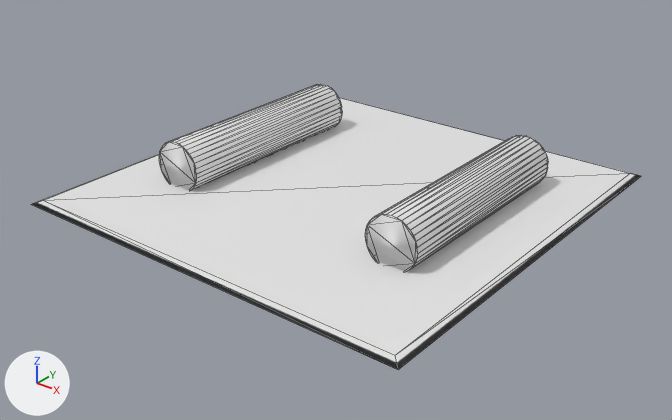
The glTF model client/models/tower/forestry.glb: old version first, new version second.
The view is the same before and after, from a 50 mm camera at (4.57, -5.86, 3.37) aimed at (0.12, -0.3, -0.07). Every picture has the same lights, and +X, +Y and +Z are marked at lower left. Mesh edges are drawn as thin lines. Materials are left out; every surface is plain grey. Where no turn or scale is listed for an object, it has been applied to the vertices.

The older version as bpy lines, for what is in view:
```python
me_cube_004 = bpy.data.meshes.new('Cube.004')
me_cube_004.from_pydata(...)  # 8 vertices, 12 faces; spans x -1.9..1.9, y -1.9..1.9, z 0.0..0.03
me_cube_004.materials.append(mat_stone)
me_cylinder_003 = bpy.data.meshes.new('Cylinder.003')
me_cylinder_003.from_pydata(...)  # a 32-sided cylinder along z spanning x -1.0..1.0, y -1.0..1.0, z -1.0..1.0
me_cylinder_003.materials.append(mat_wood)
me_cylinder_004 = bpy.data.meshes.new('Cylinder.004')
me_cylinder_004.from_pydata(...)  # a 32-sided cylinder along z spanning x -1.0..1.0, y -1.0..1.0, z -1.0..1.0
me_cylinder_004.materials.append(mat_wood)
ob_cube = bpy.data.objects.new('Cube', me_cube_004)
ob_cube.location = (-0.002, -0.007, -0.022)
ob_cylinder_002 = bpy.data.objects.new('Cylinder.002', me_cylinder_003)
ob_cylinder_002.location = (1.13, 0.077, 0.193)
ob_cylinder_002.rotation_euler = (1.571, 1.571, 0.0)  # degrees (90, 90, 0)
ob_cylinder_002.scale = (0.233, 0.233, 1.0)
ob_cylinder_003 = bpy.data.objects.new('Cylinder.003', me_cylinder_004)
ob_cylinder_003.location = (-1.134, 0.077, 0.193)
ob_cylinder_003.rotation_euler = (1.571, 1.571, 0.0)  # degrees (90, 90, 0)
ob_cylinder_003.scale = (0.233, 0.233, 1.0)
```
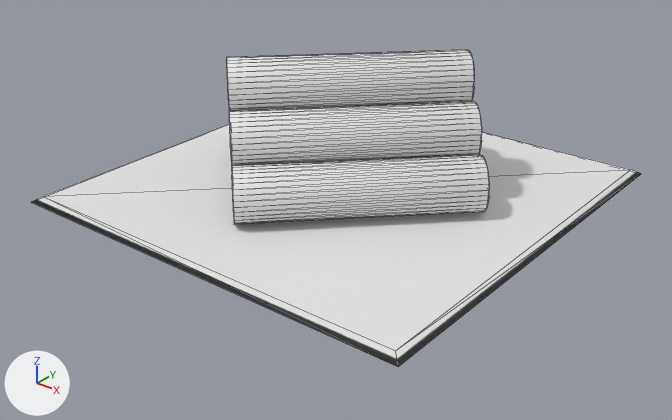
The change, as a diff of the scene's bpy script:
```diff
--- a/client/models/tower/forestry.glb.py
+++ b/client/models/tower/forestry.glb.py
@@ me_cylinder_006 @@
+me_cylinder_006.from_pydata(...)  # 64 vertices, 124 faces; spans x -0.87..0.87, y -0.87..0.87, z -0.23..0.23
@@ ob_cube @@
 ob_cube = bpy.data.objects.new('Cube', me_cube_004)
-ob_cube.location = (-0.002, -0.007, -0.022)
+ob_cube.location = (-0.002, -0.007, 0.007)
@@ ob_cylinder_002 @@
 ob_cylinder_002 = bpy.data.objects.new('Cylinder.002', me_cylinder_003)
-ob_cylinder_002.location = (1.13, 0.077, 0.193)
-ob_cylinder_002.rotation_euler = (1.571, 1.571, 0.0)  # degrees (90, 90, 0)
+ob_cylinder_002.location = (0.015, 0.009, 0.281)
+ob_cylinder_002.rotation_euler = (2.356, 1.571, 0.0)  # degrees (135, 90, 0)
 ob_cylinder_002.scale = (0.233, 0.233, 1.0)
@@ ob_cylinder_003 @@
 ob_cylinder_003 = bpy.data.objects.new('Cylinder.003', me_cylinder_004)
-ob_cylinder_003.location = (-1.134, 0.077, 0.193)
-ob_cylinder_003.rotation_euler = (1.571, 1.571, 0.0)  # degrees (90, 90, 0)
+ob_cylinder_003.location = (-0.46, 0.483, 0.281)
+ob_cylinder_003.rotation_euler = (2.356, 1.571, 0.0)  # degrees (135, 90, 0)
 ob_cylinder_003.scale = (0.233, 0.233, 1.0)
@@ ob_cylinder_006 @@
+ob_cylinder_006 = bpy.data.objects.new('Cylinder.006', me_cylinder_006)
+ob_cylinder_006.location = (0.015, 0.009, 0.958)
@@ ob_cylinder_004 @@
+ob_cylinder_004 = bpy.data.objects.new('Cylinder.004', me_cylinder_006.copy())
+ob_cylinder_004.location = (0.249, -0.225, 0.617)
@@ ob_cylinder_001 @@
+ob_cylinder_001 = bpy.data.objects.new('Cylinder.001', me_cylinder_006.copy())
+ob_cylinder_001.location = (0.481, -0.457, 0.281)
```

Where the change shows, as pixel boxes [x1, y1, x2, y2] in the pictures (672 x 420 px):
'Cube', moved
    before: [31, 97, 641, 370]
    after: [32, 124, 641, 367]
'Cylinder.001', added
    after: [231, 155, 489, 225]
'Cylinder.004', added
    after: [229, 102, 482, 165]
'Cylinder.006', added
    after: [227, 50, 474, 111]
'Cylinder.002', moved, turned (not visible afterwards)
    before: [365, 135, 548, 272]
'Cylinder.003', moved, turned (not visible afterwards)
    before: [159, 84, 342, 191]
